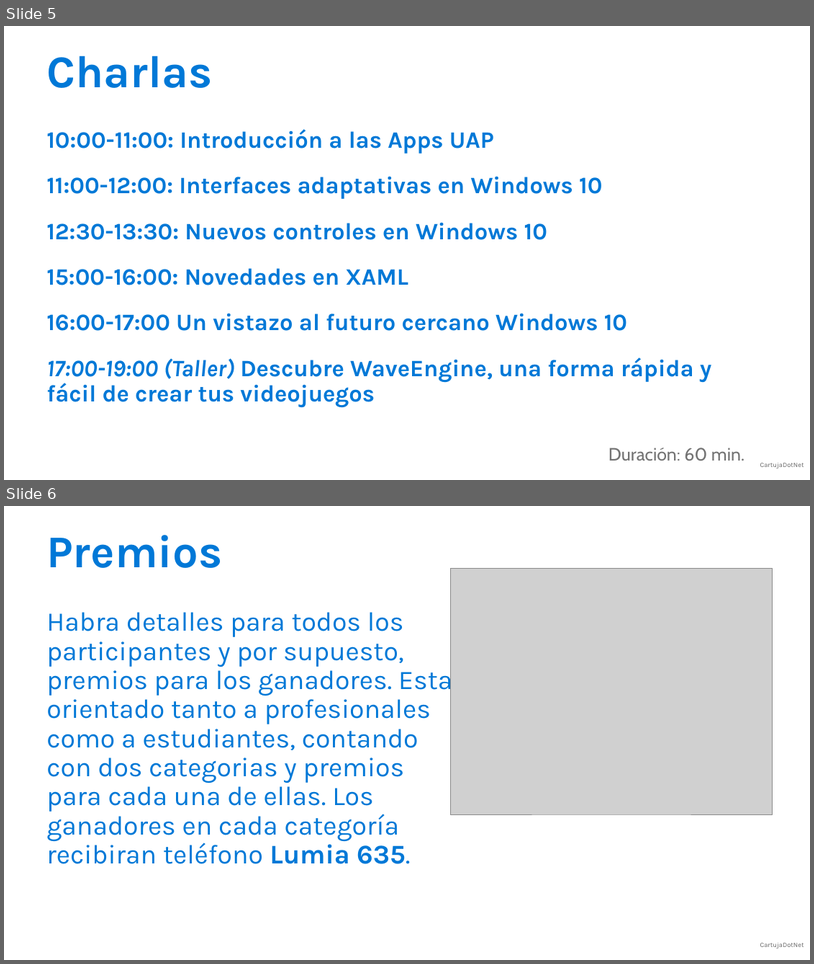
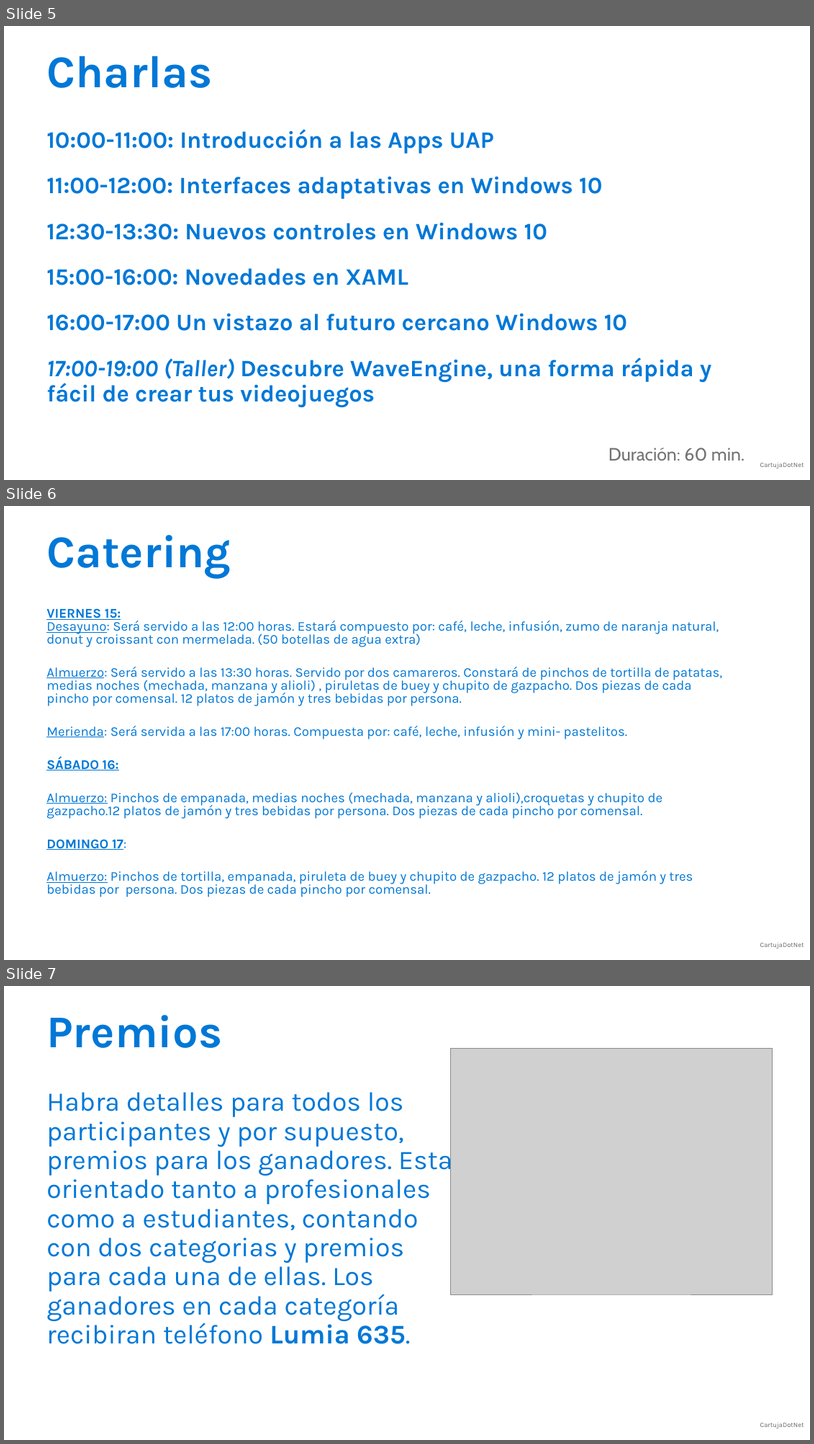
Before and after one commit to jsuarezruiz/Events, a slide deck: Windows 10 Game Jam/Windows 10 GameJam Sevilla.pptx. Shown one above the other, each under a label of ours: slides 5 and 6 before the commit, slides 5, 6 and 7 after it. The pictures are 814x964 and 814x1444 pixels, drawn with LibreOffice and Linux fonts; fonts in the diff are those of the drawing; grey boxes stand for pictures. Boxes give left, top, right and bottom in pixels: in the first picture for what was removed or moved away, otherwise in the second. Text is boxed around its words. In the diff, an @@ line names an element or a change of style, - is before the commit and + after.

Commit message:
Updated Game Jam PPTX

```diff
--- a/Windows 10 Game Jam/Windows 10 GameJam Sevilla.pptx
+++ b/Windows 10 Game Jam/Windows 10 GameJam Sevilla.pptx
@@ slide 6 added at (4,506,810,960), background #FFFFFF; not listed: 1 template element that a slide beside it also shows @@
@@ title added at (46,535,231,579), 54 pt, text #0078D7, bold @@
+Catering
@@ text added at (46,608,723,897), 16 pt, text #0078D7 @@
+VIERNES 15:
+Desayuno: Será servido a las 12:00 horas. Estará compuesto por: café, leche, infusión, zumo de naranja natural, donut y croissant con mermelada. (50 botellas de agua extra)
+Almuerzo: Será servido a las 13:30 horas. Servido por dos camareros. Constará de pinchos de tortilla de patatas, medias noches (mechada, manzana y alioli) , piruletas de buey y chupito de gazpacho. Dos piezas de cada pincho por comensal. 12 platos de jamón y tres bebidas por persona.
+Merienda: Será servida a las 17:00 horas. Compuesta por: café, leche, infusión y mini- pastelitos.
+SÁBADO 16:
+Almuerzo: Pinchos de empanada, medias noches (mechada, manzana y alioli),croquetas y chupito de gazpacho.12 platos de jamón y tres bebidas por persona. Dos piezas de cada pincho por comensal.
+DOMINGO 17:
+Almuerzo: Pinchos de tortilla, empanada, piruleta de buey y chupito de gazpacho. 12 platos de jamón y tres bebidas por persona. Dos piezas de cada pincho por comensal.
@@ what was slide 6 is now slide 7 @@
```
